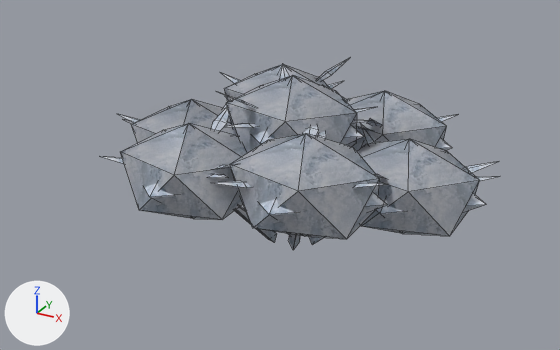
What one commit did to the glTF model data/models/board/foliage-snow.glb.
Camera for both pictures: a 50 mm camera at (34.2, -64.8, 39.5) aimed at (-1.0, -0.8, 7.5). Arrows for +X, +Y and +Z are at lower left; the lights stay in place. The picture after the commit comes second. Mesh edges are drawn as thin lines. Where no turn or scale is listed for an object, it has been applied to the vertices.

The older version as bpy lines, for what is in view:
```python
me_foliage_snow_mesh0_003 = bpy.data.meshes.new('foliage-snow-mesh0.003')
me_foliage_snow_mesh0_003.from_pydata(...)  # 286 vertices, 324 faces; spans x -20.7..20.3, y -15.7..16.6, z 0.0..18.0
# faces by material slot: [198, 70, 56]
me_foliage_snow_mesh0_003.materials.append(mat_leaves)
me_foliage_snow_mesh0_003.materials.append(mat_snow)
me_foliage_snow_mesh0_003.materials.append(mat_bark)
me_foliage_snow_mesh1_003 = bpy.data.meshes.new('foliage-snow-mesh1.003')
me_foliage_snow_mesh1_003.from_pydata(...)  # 151 vertices, 216 faces; spans x -20.7..19.2, y -14.6..15.9, z 0.0..18.0
# faces by material slot: [90, 70, 56]
me_foliage_snow_mesh1_003.materials.append(mat_leaves)
me_foliage_snow_mesh1_003.materials.append(mat_snow)
me_foliage_snow_mesh1_003.materials.append(mat_bark)
me_foliage_snow_mesh2_003 = bpy.data.meshes.new('foliage-snow-mesh2.003')
me_foliage_snow_mesh2_003.from_pydata(...)  # 75 vertices, 88 faces; spans x -20.0..20.0, y -15.5..15.5, z 0.0..18.0
# faces by material slot: [32, 28, 28]
me_foliage_snow_mesh2_003.materials.append(mat_leaves)
me_foliage_snow_mesh2_003.materials.append(mat_snow)
me_foliage_snow_mesh2_003.materials.append(mat_bark)
ob_foliage_snow_mesh0_003 = bpy.data.objects.new('foliage-snow-mesh0.003', me_foliage_snow_mesh0_003)
ob_foliage_snow_mesh0_003.location = (0.0, 0.0, 0.0)
ob_foliage_snow_mesh1_003 = bpy.data.objects.new('foliage-snow-mesh1.003', me_foliage_snow_mesh1_003)
ob_foliage_snow_mesh1_003.location = (0.0, 0.0, 0.0)
ob_foliage_snow_mesh2_003 = bpy.data.objects.new('foliage-snow-mesh2.003', me_foliage_snow_mesh2_003)
ob_foliage_snow_mesh2_003.location = (0.0, 0.0, 0.0)
```
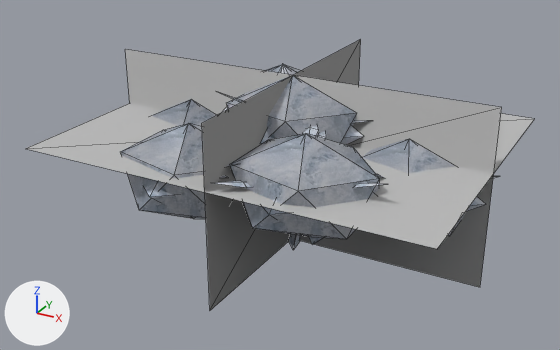
Where the change shows, as pixel boxes [x1, y1, x2, y2] in the pictures (560 x 350 px):
'foliage-snow-lod3.001', added
    after: [26, 39, 534, 310]

The change, as a list of edits to the scene's bpy script:
```text
Add mat_impostor:
    mat_impostor = bpy.data.materials.new('impostor')
    # nodes: BsdfPrincipled, Mix, OutputMaterial, VertexColor
Add me_foliage_snow_lod3:
    me_foliage_snow_lod3.from_pydata(...)  # 12 vertices, 6 faces; spans x -20.7..20.3, y -15.7..16.6, z 0.0..18.0
    me_foliage_snow_lod3.materials.append(mat_impostor)  # its picture is missing
Add ob_foliage_snow_lod3_001:
    ob_foliage_snow_lod3_001 = bpy.data.objects.new('foliage-snow-lod3.001', me_foliage_snow_lod3)
    ob_foliage_snow_lod3_001.location = (0.0, 0.0, 0.0)
```
